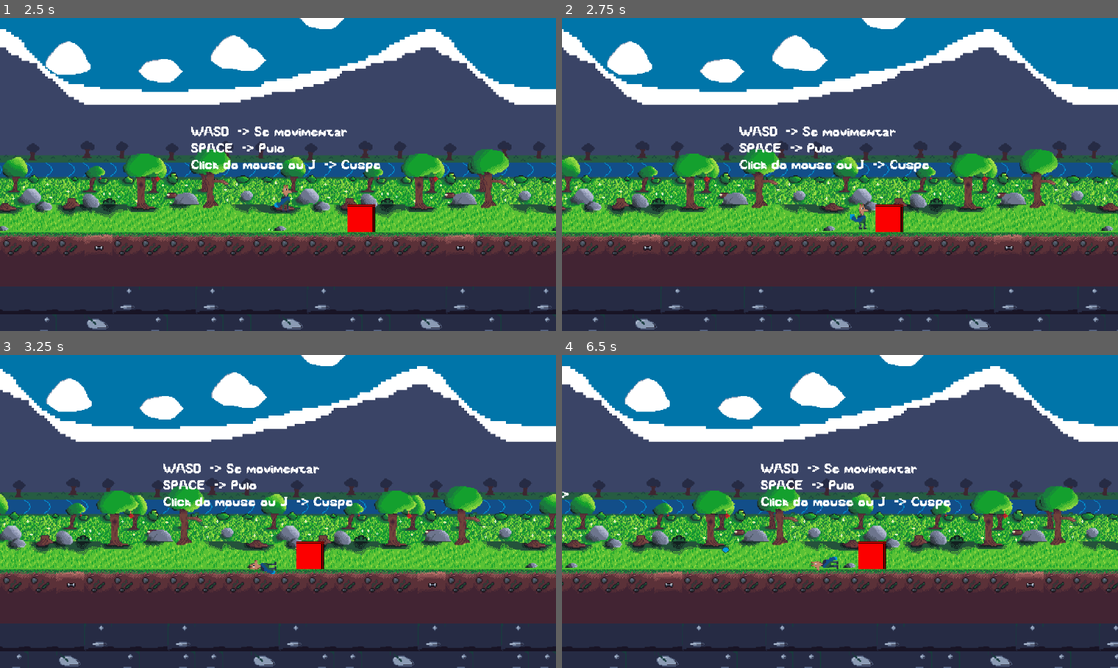
Above: before the commit, frames 1-4 (two rows, left to right).
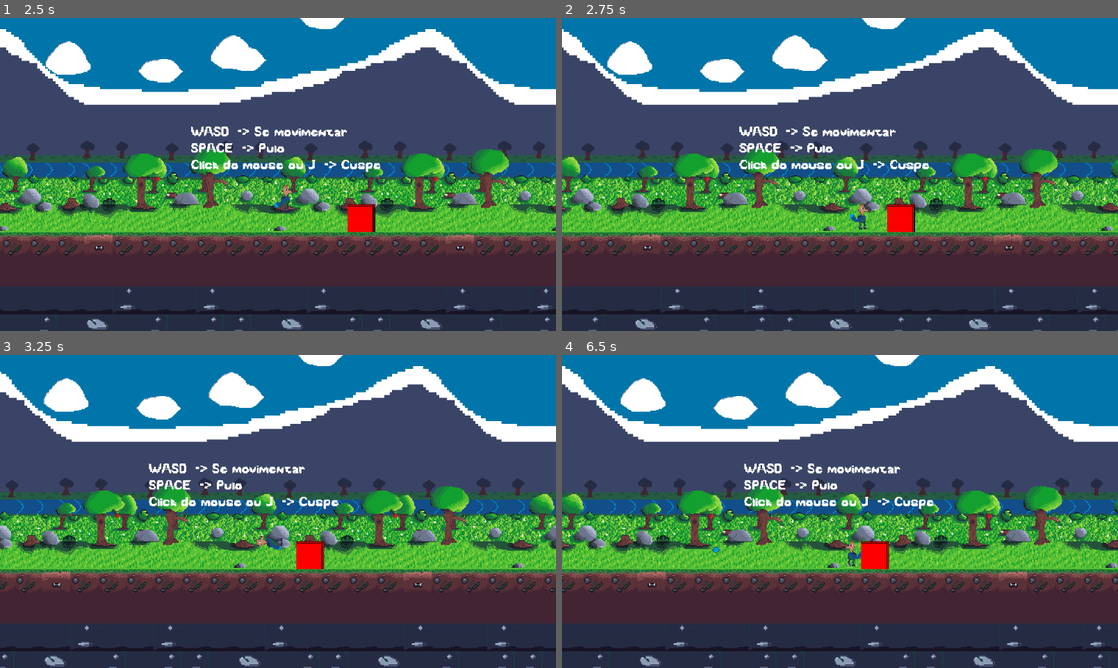
Above: after the commit, the same moments.

Repository: mendri/new_game_plataforma
Game: Godot game, scene res://scenes/ui/main_menu.tscn
The game is run twice, just before and just after one commit, with the same random seed, the same clock (stepped at 60 frames per second) and the same inputs.
Inputs:
- Up to frame 1 (2.5 s): click "Play" at 0.5 s; click "SELECT" at 1.25 s; tap Enter (confirm) at 2, 2.1 s; hold D (move_right) from 2.03 s (still down); tap Space (jump) at 2.27 s
- Up to frame 2 (2.75 s): keep holding D (move_right)
- Up to frame 3 (3.25 s): keep holding D (move_right); tap J (spit) at 2.85 s; tap Space (jump) at 3.02 s
- Up to frame 4 (6.5 s): release D (move_right) at 3.53 s; hold A (move_left) 3.53-4.28 s; tap Enter (confirm) at 3.6, 5.1 s; hold D (move_right) 4.28-5.78 s; tap J (spit) at 4.35, 5.85 s; tap Space (jump) at 4.52, 5.27, 6.02 s; hold A (move_left) from 5.78 s (still down)

Frame 1 is identical in both runs. In frame 2, 0.4% of the frame differs, in the area x 56-64%, y 59-69%; in frame 3, 25%; in frame 4, 26%, in the area x 0-100%, y 0-100%.
Error before the commit: Cannot call method 'start' on a null value. (res://scripts/goomba.gd:109)

Commit message:
feat: ia do goomba ajustada para o coyote

Diff:
--- a/study-case-platform/scenes/goomba.tscn
+++ b/study-case-platform/scenes/goomba.tscn
@@ -15,6 +15,8 @@
 size = Vector2(79, 49)
 
 [sub_resource type="RectangleShape2D" id="RectangleShape2D_fgpj4"]
+
+[sub_resource type="PlaceholderTexture2D" id="PlaceholderTexture2D_21hcc"]
 
 [node name="Goomba" type="CharacterBody2D" groups=["enemy"]]
 collision_layer = 2
@@ -45,12 +47,14 @@
 shape = SubResource("RectangleShape2D_21hcc")
 
 [node name="AreaStartExplosion" type="Area2D" parent="."]
+position = Vector2(-9, -8)
+scale = Vector2(1.44, 1)
 
 [node name="CollisionShape2D" type="CollisionShape2D" parent="AreaStartExplosion"]
 position = Vector2(16.5, 16)
 shape = SubResource("RectangleShape2D_s1jgw")
 
-[node name="HowMuchTimeToExplode" type="Timer" parent="."]
+[node name="HowMuchTimeToExplodeTimer" type="Timer" parent="."]
 wait_time = 2.0
 
 [node name="AreaExplosion" type="Area2D" parent="."]
@@ -60,6 +64,17 @@
 scale = Vector2(10.9979, 5.89238)
 shape = SubResource("RectangleShape2D_fgpj4")
 
+[node name="ExplosionSprite" type="Sprite2D" parent="."]
+visible = false
+position = Vector2(16, 15)
+scale = Vector2(219.927, -118.559)
+texture = SubResource("PlaceholderTexture2D_21hcc")
+
+[node name="QueueFreeTimer" type="Timer" parent="."]
+
 [connection signal="timeout" from="Timer" to="." method="_on_timer_timeout"]
 [connection signal="body_entered" from="Area2D" to="." method="_on_area_2d_body_entered"]
 [connection signal="body_entered" from="AreaStartExplosion" to="." method="_on_area_start_explosion_body_entered"]
+[connection signal="timeout" from="HowMuchTimeToExplodeTimer" to="." method="_on_how_much_time_to_explode_timer_timeout"]
+[connection signal="body_entered" from="AreaExplosion" to="." method="_on_area_explosion_body_entered"]
+[connection signal="timeout" from="QueueFreeTimer" to="." method="_on_queue_free_timer_timeout"]
--- a/study-case-platform/scripts/goomba.gd
+++ b/study-case-platform/scripts/goomba.gd
@@ -10,6 +10,9 @@
 @onready var ray_cast: RayCast2D = $RayCast2D
 @onready var timer: Timer = $Timer
 @onready var how_much_time_to_explode_timer: Timer = $HowMuchTimeToExplodeTimer
+@onready var explosion_sprite: Sprite2D = $ExplosionSprite
+@onready var area_explosion: Area2D = $AreaExplosion
+@onready var queue_free_timer: Timer = $QueueFreeTimer
 
 var direction = Vector2.ZERO
 var left_bounds = Vector2.ZERO
@@ -34,7 +37,9 @@
 	look_for_player()
 
 func look_for_player():
-	if ray_cast.is_colliding():
+	if current_state == State.STARTING_TO_EXPLODE:
+		return
+	elif ray_cast.is_colliding():
 		var collider = ray_cast.get_collider()
 		if collider.is_in_group("player"):
 			chase_player()
@@ -77,12 +82,16 @@
 		else:
 			sprite.flip_h = true
 			ray_cast.target_position = Vector2(125, 0)
+	elif current_state == State.STARTING_TO_EXPLODE:
+		direction = Vector2.ZERO
 
 func handle_movement(delta):
 	if current_state == State.IDLE:
 		velocity = velocity.move_toward(direction * speed, acceleration * delta)
 	elif current_state == State.CHASE:
 		velocity = velocity.move_toward(direction * chase_speed, acceleration * delta)
+	elif current_state == State.STARTING_TO_EXPLODE:
+		velocity = Vector2.ZERO # Stop movement during explosion
 
 	move_and_slide()
 
@@ -91,6 +100,8 @@
 		velocity.y += delta * 1000
 
 func _on_timer_timeout() -> void:
+	if current_state == State.STARTING_TO_EXPLODE:
+		return
 	current_state = State.IDLE
 
 func take_damage(dmg_points: int) -> void:
@@ -98,13 +109,18 @@
 	if life <= 0:
 		queue_free()
 
+func _on_how_much_time_to_explode_timer_timeout() -> void:
+	explosion_sprite.visible = true
+	queue_free_timer.start()
+
 func _on_area_2d_body_entered(body: Node2D) -> void:
 	if body.is_in_group("player"):
 		body.take_damage(1)
 
-
 func _on_area_start_explosion_body_entered(body: Node2D) -> void:
 	if body.is_in_group("player"):
+		how_much_time_to_explode_timer.start()
 		current_state = State.STARTING_TO_EXPLODE
-		how_much_time_to_explode_timer.start()
-		velocity = Vector2.ZERO  # Stop movement during explosion
+
+func _on_queue_free_timer_timeout() -> void:
+	queue_free()
Not shown: 1 places in study-case-platform/scenes/goomba.tscn that only renumber resources
